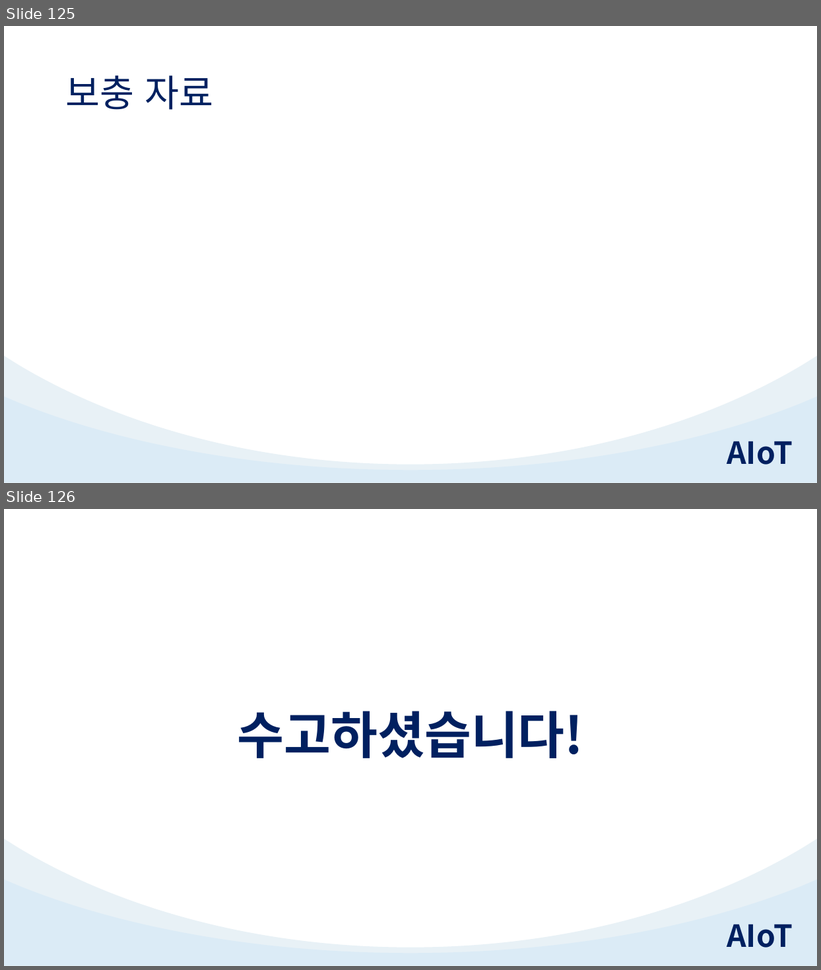
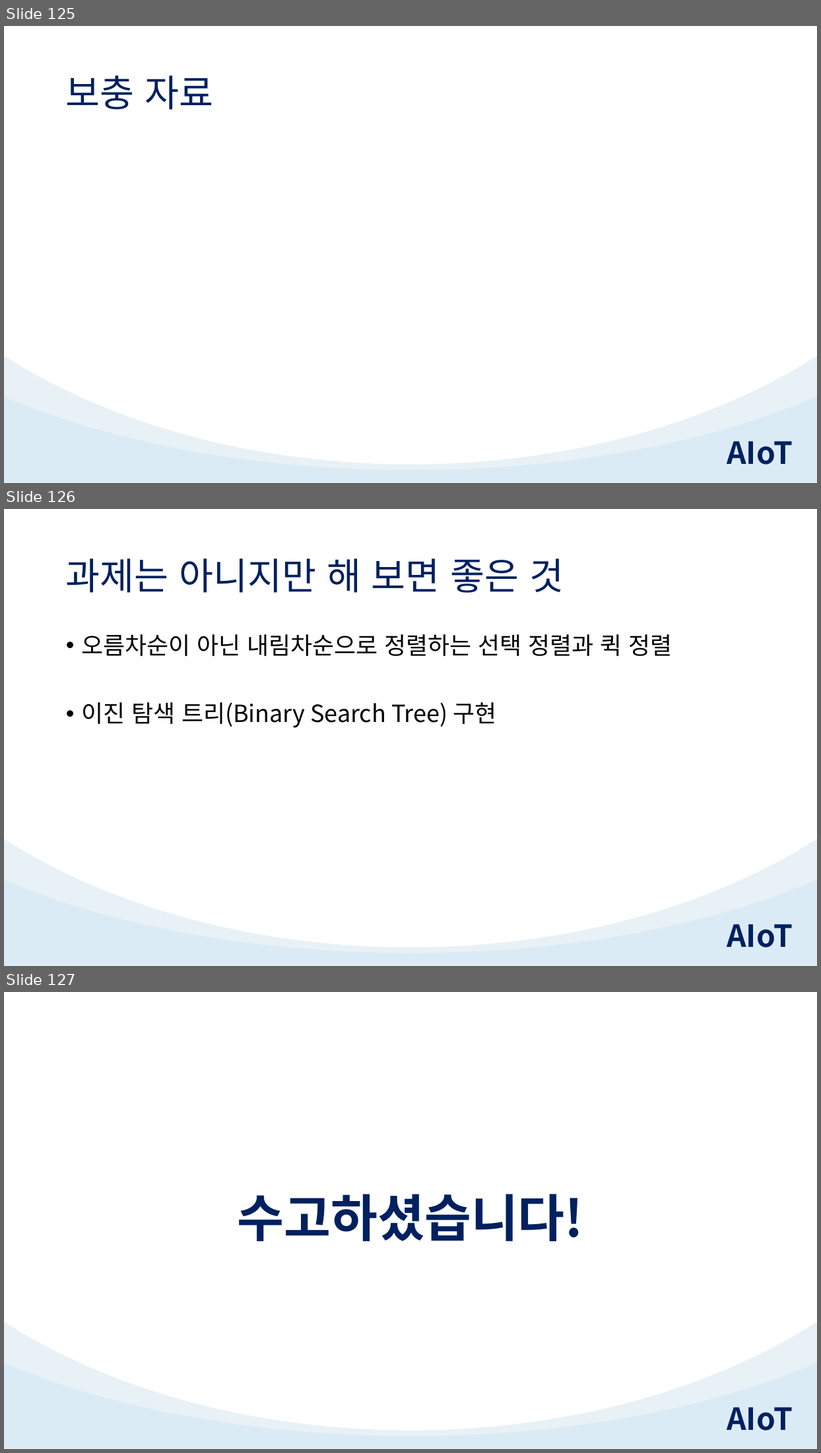
Before and after one commit to TeamAIoT/CS, a slide deck: 3.Algorithm/3.Algorithm.pptx. Shown one above the other, each under a label of ours: slides 125 and 126 before the commit, slides 125, 126 and 127 after it. The pictures are 821x970 and 821x1453 pixels, drawn with LibreOffice and Linux fonts; fonts in the diff are those of the drawing; grey boxes stand for pictures. Boxes give left, top, right and bottom in pixels: in the first picture for what was removed or moved away, otherwise in the second. Text is boxed around its words. In the diff, an @@ line names an element or a change of style, - is before the commit and + after.

```diff
--- a/3.Algorithm/3.Algorithm.pptx
+++ b/3.Algorithm/3.Algorithm.pptx
@@ slide 126 added at box(4, 509, 817, 966), background #FFFFFF; not listed: 3 template elements that a slide beside it also shows @@
@@ title added at box(66, 559, 564, 593), 44 pt, text #002060 @@
+과제는 아니지만 해 보면 좋은 것
@@ text added at box(81, 634, 672, 728), 28 pt, text #000000 @@
+• 오름차순이 아닌 내림차순으로 정렬하는 선택 정렬과 퀵 정렬
+• 이진 탐색 트리(Binary Search Tree) 구현
@@ what was slide 126 is now slide 127 @@
```
Also in this commit, not shown: 3 slides changed.
